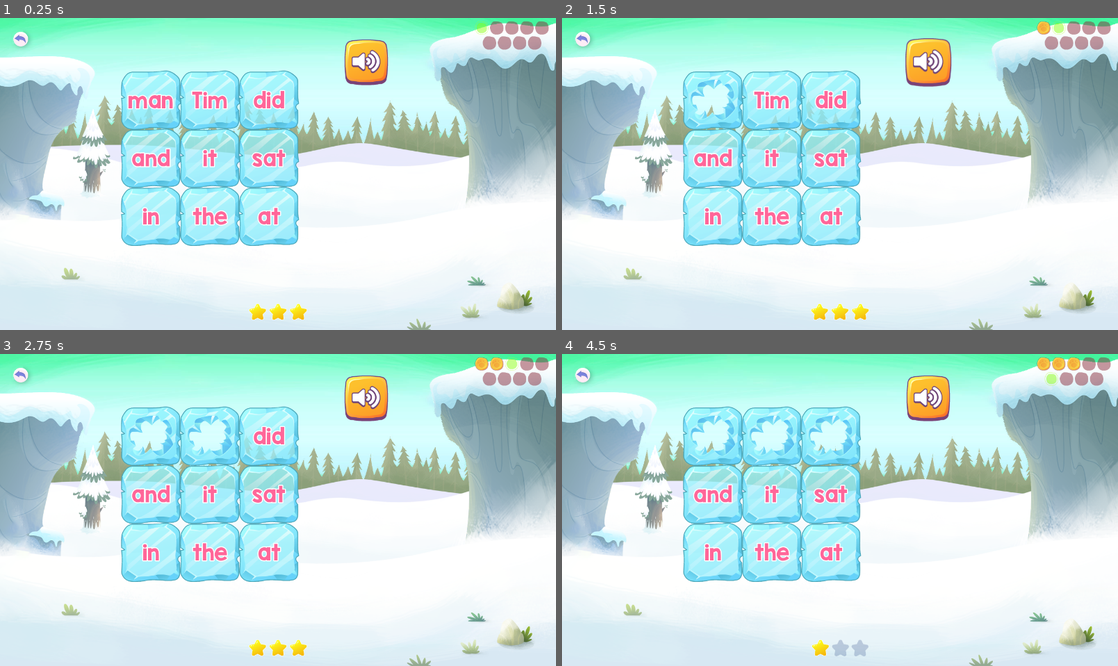
Above: before the commit, frames 1-4 (two rows, left to right).
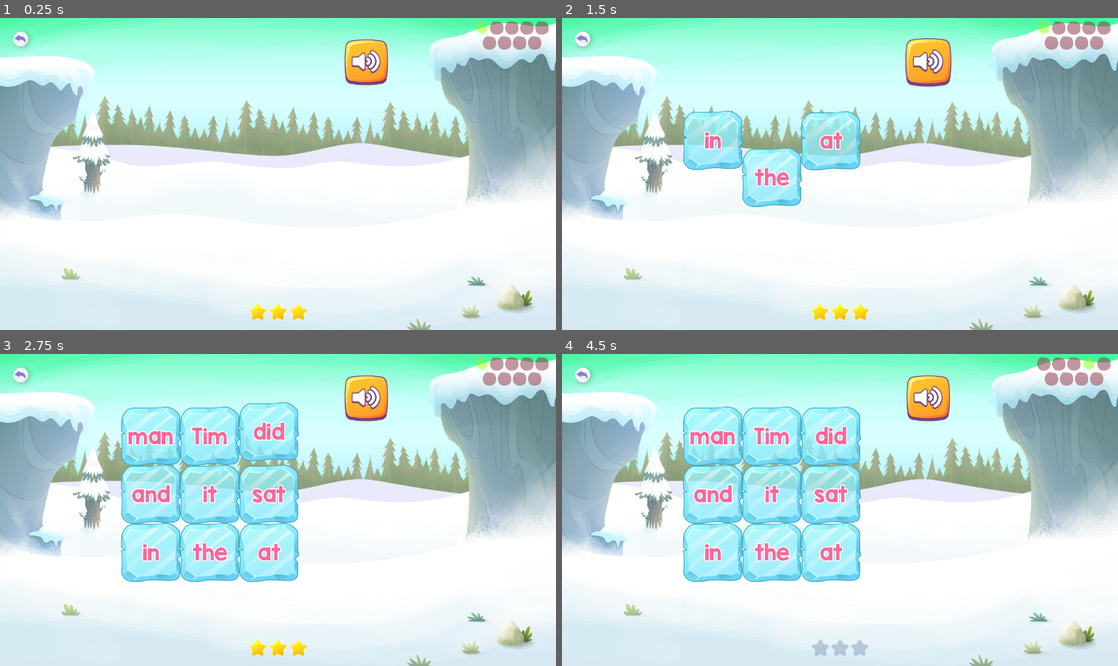
Above: after the commit, the same moments.

Repository: anatolbogun/knock-it-down-godot-port
Game: Godot game, scene res://src/game_states/main_game_state.tscn
Two runs of this game, one before a commit and one after it. Both use one fixed random seed, a clock stepped at 60 frames per second and the inputs below.
Inputs (mouse positions are in pixels of both pictures, inside the frame that each line leads up to):
- Up to frame 1 (0.25 s): no input
- Up to frame 2 (1.5 s): click (928, 61) at 0.5 s; click "man" (after the commit: "in") at 1.25 s
- Up to frame 3 (2.75 s): click "Tim" at 2 s
- Up to frame 4 (4.5 s): click "did" at 2.75 s; click "and" at 3.5 s; click "it" at 4.25 s

The runs differ from the first frame. In frame 1, 16% of the frame differs, in the area x 21-54%, y 16-74%; in frame 2, 15%; in frame 3, 2.8%; in frame 4, 2.8%.

Commit message:
added tweens, polyphonic audio, improvements

Diff:
--- a/src/actors/words.gd
+++ b/src/actors/words.gd
@@ -1,6 +1,9 @@
 @tool # so that we see the words in the editor
 
 extends GridContainer
+
+# It might be better to change the texture not via the disabled texture because then we can't
+# disable any button without a visual change.
 
 signal word_clicked(word:String, button: TextureButton, label: Label)
 
@@ -17,6 +20,8 @@
 @export_file() var texture:String
 @export_file() var correct_texture:String
 
+var buttons:Array[TextureButton]
+
 func _enter_tree() -> void:
 	reset()
 
@@ -28,6 +33,7 @@
 		child.queue_free()
 
 	var _words = words.duplicate()
+	buttons.clear()
 
 	if shuffle:
 		_words.shuffle()
@@ -47,3 +53,46 @@
 		button.add_child(label)
 
 		button.pressed.connect(func () -> void: word_clicked.emit(word, button, label))
+
+		buttons.push_back(button)
+
+	# store target_position on sort_children signal because earlier the parent GridContainer's
+	# positioning hasn't happened yet (this may run several times which is unnecessary, but should
+	# be negligible)
+	sort_children.connect(
+		func () -> void:
+			for button in buttons:
+				button.set_meta("target_position", button.position)
+
+				if !Engine.is_editor_hint():
+					button.position.y = button.position.y - get_viewport_rect().size.y
+	)
+
+func show_items() -> Tween:
+	var tween: = (
+		create_tween()
+			.set_parallel()
+			.set_ease(Tween.EASE_OUT)
+			.set_trans(Tween.TRANS_BOUNCE)
+	)
+
+	var stagger: = 0.1
+	var i: = 0
+
+	buttons.sort_custom(
+		func (a:TextureButton, b:TextureButton) -> bool:
+			return a.position.y > b.position.y
+	)
+
+	for button in buttons:
+		var target_position = button.get_meta("target_position")
+
+		(
+			tween
+			.tween_property(button, "position", target_position, 1)
+			.set_delay(i * stagger)
+		)
+
+		i += 1
+
+	return tween
--- a/src/game_states/main_game_state.gd
+++ b/src/game_states/main_game_state.gd
@@ -4,8 +4,12 @@
 @export var narrator_audio_prefix: = "find_the_word_"
 @export var narrator_audio_extension: = ".mp3"
 
+@export var sfx_audio_path: = "assets/audio/sfx/"
+@export var sfx_audio_extension: = ".mp3"
+
 var words:Array
 var target:Dictionary
+var is_game_over:bool
 
 func _enter_tree() -> void:
 	words = $Control/Words.words.map(func (word) -> Dictionary:
@@ -24,22 +28,57 @@
 	words.shuffle()
 
 func _ready() -> void:
+	is_game_over = false
+	await get_tree().create_timer(1).timeout
+	play_sfx("ice-build")
+	await $Control/Words.show_items().finished
 	next_round()
 
 func play_target_audio() -> void:
 	if target:
-		$AudioStreamPlayer.stream = target.audio_resource
-		$AudioStreamPlayer.play()
+		$NarratorStreamPlayer.stream = target.audio_resource
+		$NarratorStreamPlayer.play()
+
+func play_sfx(key) -> AudioStreamPlayer:
+	var resource_path:String = "res://" + sfx_audio_path + key + sfx_audio_extension
+	var resource: = load(resource_path)
+
+	if !resource:
+		push_warning("Could not find the SFX resource ", resource_path)
+		return
+
+	# get_stream_playback() only returns an AudioStreamPlaybackPolyphonic when the AudioStreamPlayer
+	# is playing; otherwise it'll crash.
+	if !$SFXStreamPlayer2D.playing:
+		$SFXStreamPlayer2D.play()
+
+	var audioStreamPlaybackPolyphonic: AudioStreamPlaybackPolyphonic = $SFXStreamPlayer2D.get_stream_playback()
+
+	if !audioStreamPlaybackPolyphonic:
+		push_warning("Ensure $SFXStreamPlayer2D has an AudioStreamPolyphonic stream.")
+		return
+
+	audioStreamPlaybackPolyphonic.play_stream(resource)
+
+	return $SFXStreamPlayer2D
+
+func sample(array:Array) -> Variant:
+	return array[randi() % array.size()]
 
 func _on_audio_button_pressed() -> void:
 	play_target_audio()
 
 func _on_words_word_clicked(word:String, button:TextureButton, label:Label) -> void:
+	if is_game_over || !target.has("word"):
+		return
+
 	if word == target.word:
+		play_sfx(sample(["ice-break-1", "ice-break-2"]))
 		button.disabled = true
 		label.queue_free()
 		$Control/Rounds.pass_round()
 	else:
+		play_sfx("incorrect")
 		$Control/Rounds.fail_round()
 		$Control/Lives.remove_life()
 
@@ -60,7 +99,9 @@
 
 func game_over() -> void:
 	print("Game over")
-
+	is_game_over = true
+	play_sfx("ice-break-finish")
 
 func _on_lives_died() -> void:
 	print("You died.")
+	is_game_over = true
--- a/src/game_states/main_game_state.tscn
+++ b/src/game_states/main_game_state.tscn
@@ -12,10 +12,15 @@
 [ext_resource type="Script" path="res://src/classes/smoother.gd" id="9_fsder"]
 [ext_resource type="PackedScene" uid="uid://ex5k7hbpnm5c" path="res://src/actors/words.tscn" id="10_chyh8"]
 
+[sub_resource type="AudioStreamPolyphonic" id="AudioStreamPolyphonic_6o6bi"]
+
 [node name="MainGameState" type="Node2D"]
 script = ExtResource("1_cppd2")
 
-[node name="AudioStreamPlayer" type="AudioStreamPlayer" parent="."]
+[node name="SFXStreamPlayer2D" type="AudioStreamPlayer2D" parent="."]
+stream = SubResource("AudioStreamPolyphonic_6o6bi")
+
+[node name="NarratorStreamPlayer" type="AudioStreamPlayer" parent="."]
 
 [node name="Background" type="Sprite2D" parent="."]
 texture = ExtResource("1_mw4vm")
Not shown: 1 places in src/game_states/main_game_state.tscn that only renumber resources
